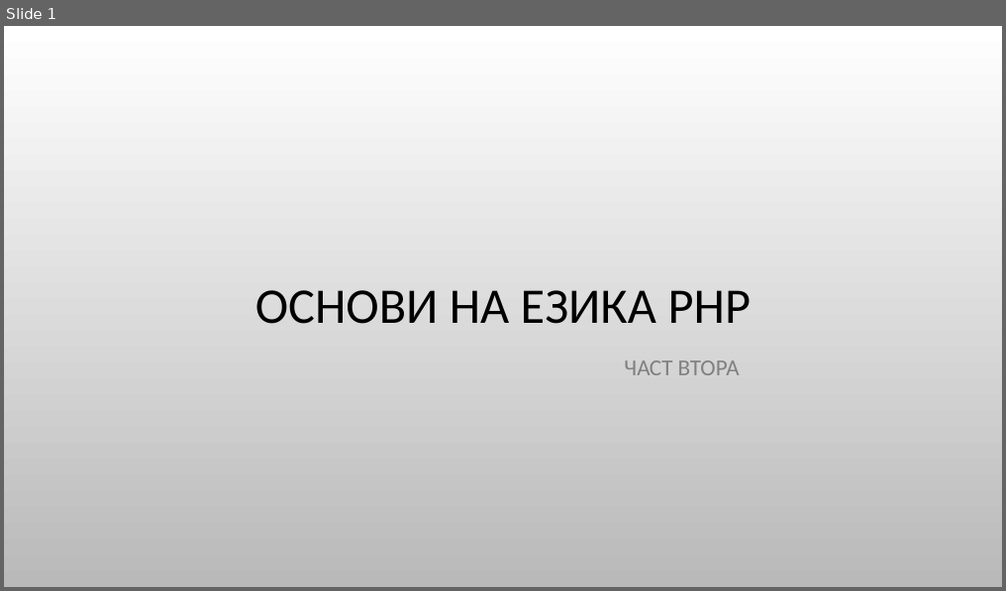
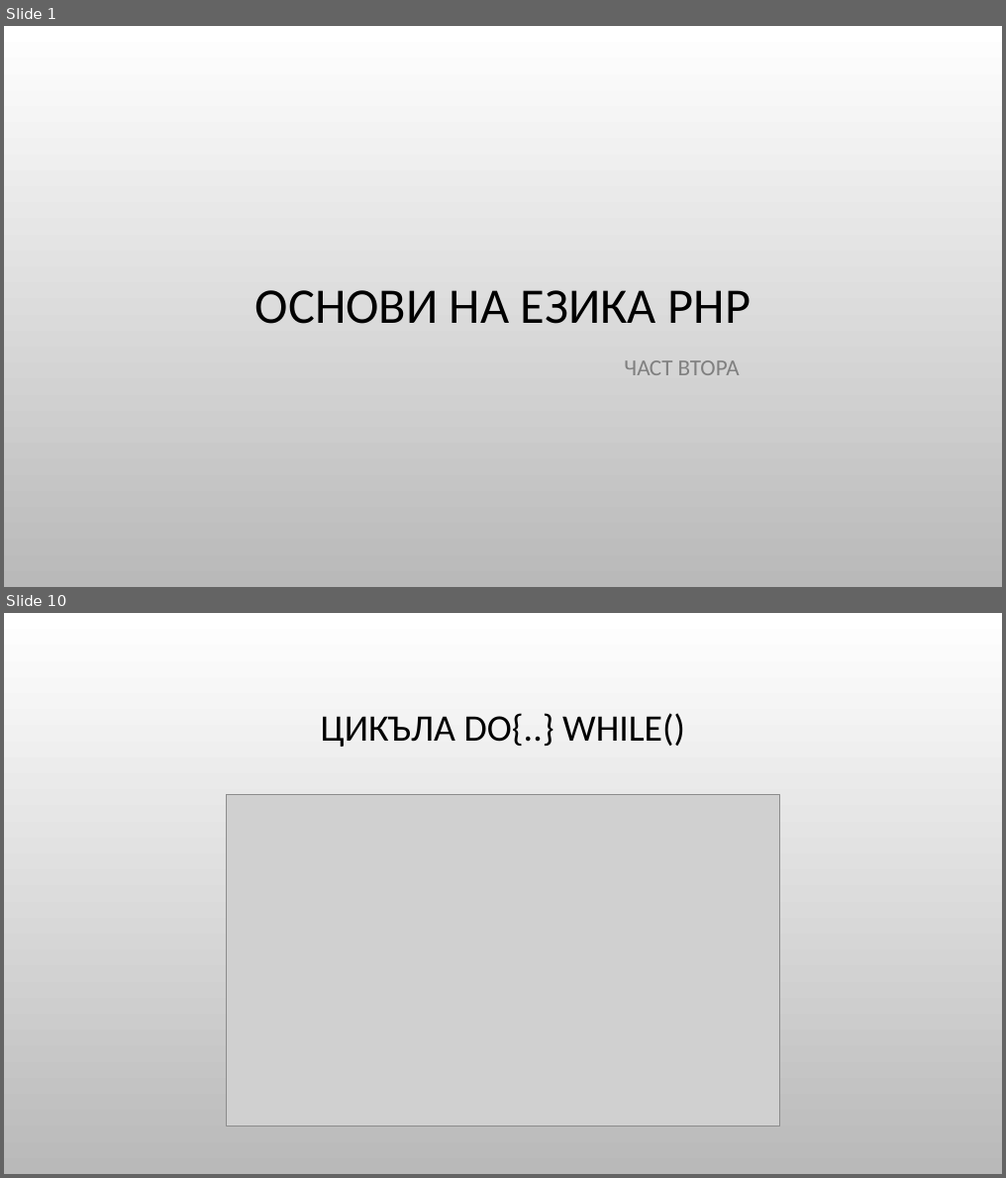
Before and after one commit to Bilyukov/php-mysql-course, a slide deck: 05.php-basics-2.pptx. Shown one above the other, each under a label of ours: slide 1 before the commit, slides 1 and 10 after it; the slides between them are not shown. The pictures are 1006x591 and 1006x1178 pixels, drawn with LibreOffice and Linux fonts; fonts in the diff are those of the drawing; grey boxes stand for pictures; background and template pictures are left out. Boxes give left, top, right and bottom in pixels: in the first picture for what was removed or moved away, otherwise in the second. Text is boxed around its words. In the diff, an @@ line names an element or a change of style, - is before the commit and + after.

```diff
--- a/05.php-basics-2.pptx
+++ b/05.php-basics-2.pptx
@@ slide 10 added at (4, 613, 1002, 1174), background picture (left out) @@
@@ title added at (321, 713, 685, 747), 36 pt, text #000000 @@
+ЦИКЪЛА DO{..} WHILE()
@@ picture added at (227, 794, 779, 1126) @@
```
Also in this commit, not shown: 21 other slides added, 11 other files.
